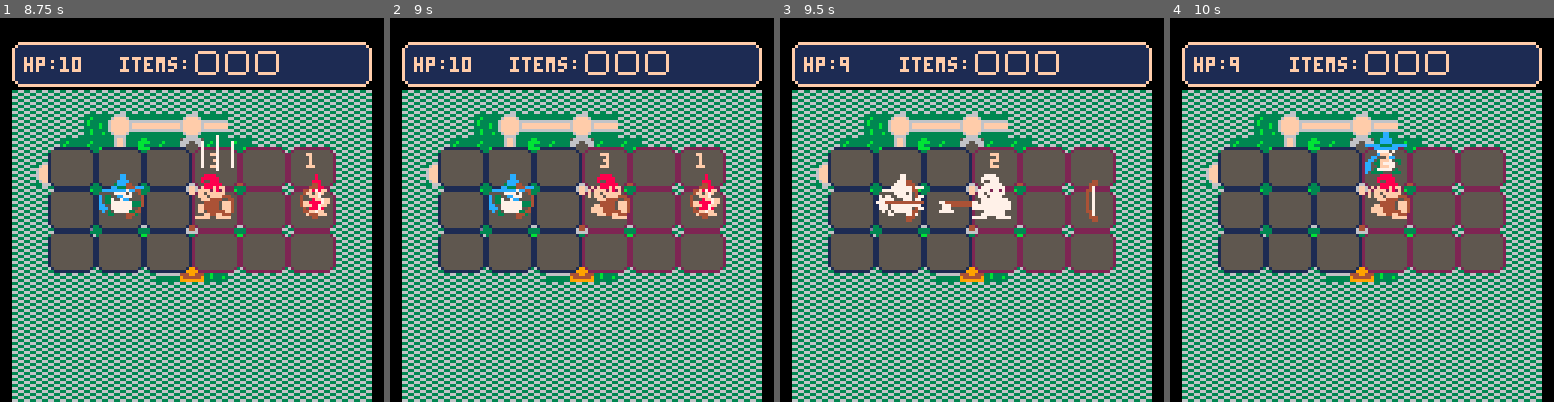
Above: before the commit, frames 1-4 (left to right).
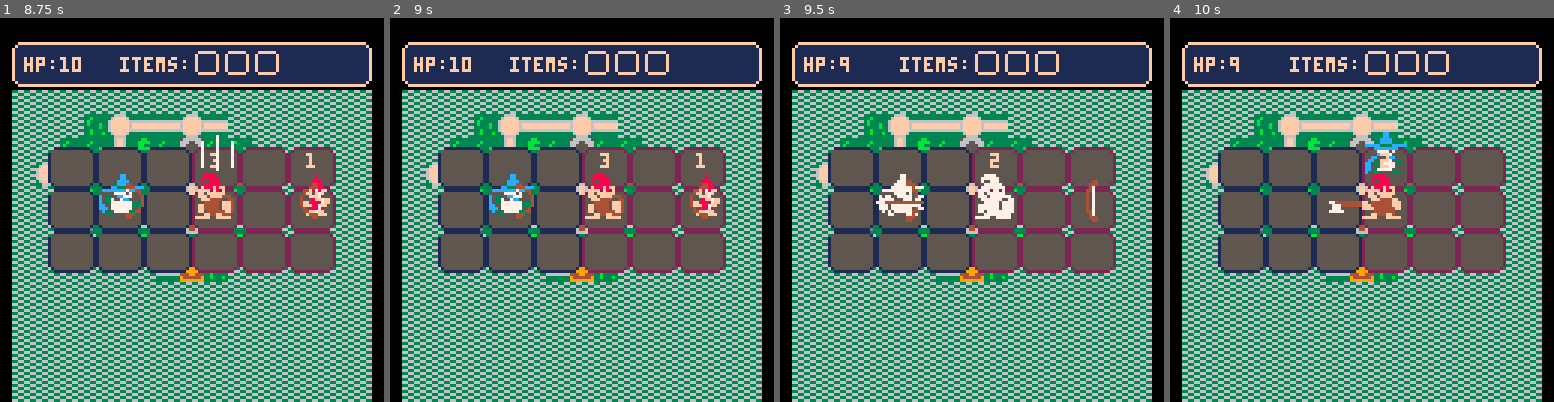
Above: after the commit, the same moments.

Repository: AddisonMink/tumberts-quest-p8
Game: PICO-8 cartridge wip.p8
Two runs of this game, one before a commit and one after it. Both use one fixed random seed, a clock stepped at 60 frames per second and the inputs below.
Inputs:
- Up to frame 1 (8.75 s): tap X (X key) at 0.33, 1.07, 1.85, 2.97, 4.08, 5.2, 6.32, 7.43, 8.55 s; tap O (Z key) at 0.7, 1.7, 2.1, 2.5, 2.9, 3.3, 3.7, 4.1, 4.5, 4.9, 5.3, 5.7, 6.1, 6.5, 6.9, 7.3, 7.7, 8.1, 8.5 s; hold Right 1.6-2.1 s; hold Up 2.15-2.42 s; hold Right 2.47-3.03 s; hold Left 3.08-3.58 s; hold Down 3.63-3.97 s; hold Right 4.02-4.68 s; hold Up 4.73-5.03 s; hold Left 5.08-5.68 s; hold Down 5.73-6.03 s; hold Right 6.08-6.58 s; hold Right 6.63-7.13 s; hold Up 7.18-7.45 s; hold Right 7.5-8.07 s; hold Left 8.12-8.62 s; hold Down from 8.67 s (still down)
- Up to frame 2 (9 s): keep holding Down; tap O (Z key) at 8.9 s
- Up to frame 3 (9.5 s): release Down at 9 s; hold Right from 9.05 s (still down); tap O (Z key) at 9.3 s
- Up to frame 4 (10 s): tap X (X key) at 9.67 s; tap O (Z key) at 9.7 s; release Right at 9.72 s; hold Up from 9.77 s (still down)

Frame 1 is identical in both runs. In frame 2, 0.7% of the frame differs, in the area x 50-63%, y 40-53%; in frame 3, 0.4%; in frame 4, 0.9%, in the area x 41-63%, y 40-53%.

Commit message:
fix namespace bug.

Diff:
--- a/redcap.lua
+++ b/redcap.lua
@@ -20,6 +20,12 @@
     invincible = { t = 0 }
   }
 
+  local function can_attack(player)
+    return me.row == player.row
+        and me.col - 1 == player.col
+        and tick(cooldown)
+  end
+
   function me:update(enemy_col, player)
     if state == "idle" and can_attack(player) then
       state = "windup"
@@ -33,7 +39,7 @@
       state = "idle"
     elseif state == "moving" and tick(timer) then
       state = "idle"
-      battle_util:move(me, entities, enemy_col, col, next_row)
+      battle_util:move(me, entities, enemy_col, me.col, next_row)
     elseif state == "windup" and tick(timer) then
       state = "attack"
       timer.t = windup_dur
@@ -46,11 +52,5 @@
     end
   end
 
-  function can_attack(player)
-    return me.row == player.row
-        and me.col - 1 == player.col
-        and tick(cooldown)
-  end
-
   add(entities, me)
 end
--- a/scamp.lua
+++ b/scamp.lua
@@ -35,11 +35,6 @@
       state = "idle"
       cooldown.t = attack_cd
     end
-  end
-
-  function can_attack(player)
-    return me.row == player.row
-        and tick(cooldown)
   end
 
   add(entities, me)
--- a/wip.p8
+++ b/wip.p8
@@ -21,7 +21,7 @@
 battle_util = battle_util_module()
 items = item_module()
 
-inventory = {items.bow}
+inventory = { items.bow }
 
 treasures = {
   [7 .. "," .. 7] = items[2]
@@ -47,6 +47,7 @@
   cls()
   world:draw()
   --battle:draw()
+  if debug_msg then print(debug_msg, 64, 64, 0) end
 end
 
 __gfx__
